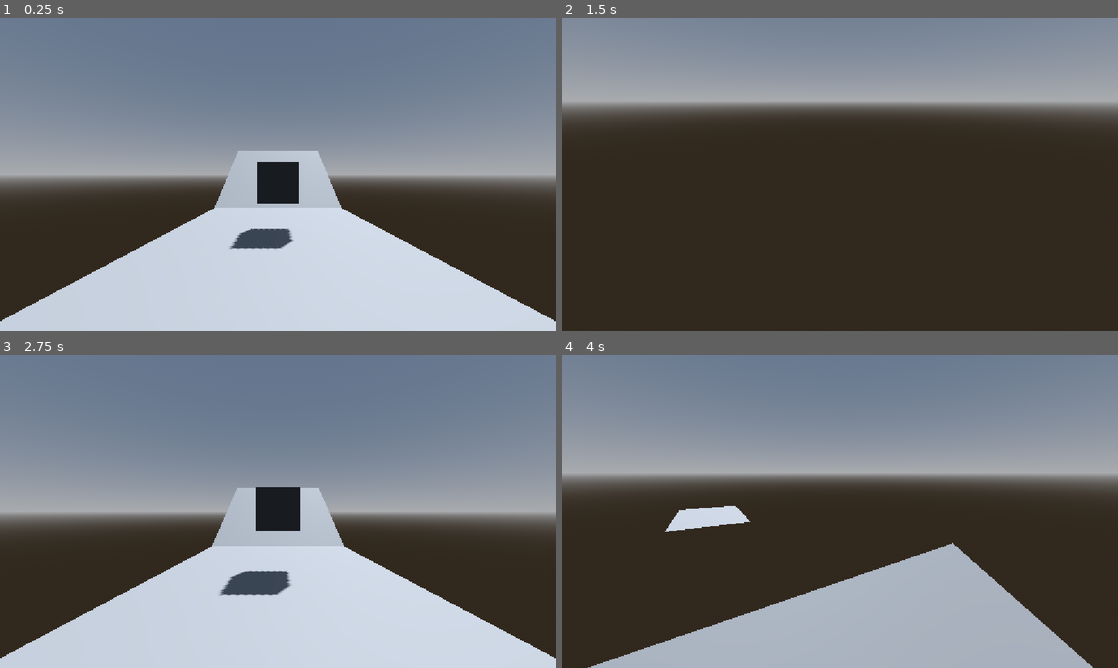
Above: before the commit, frames 1-4 (two rows, left to right).
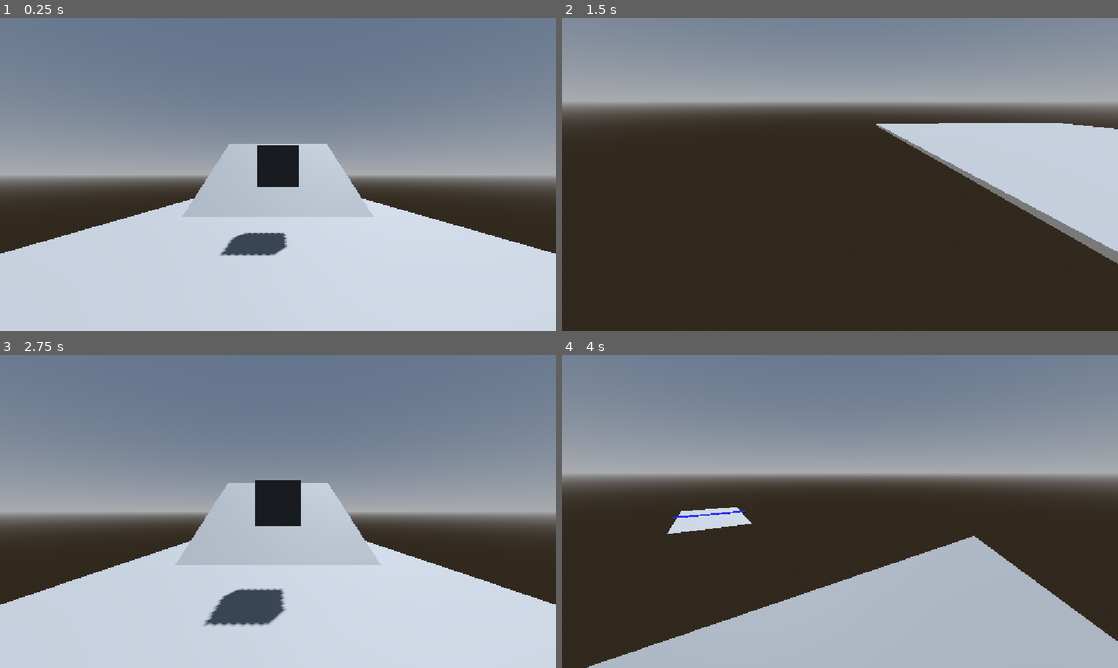
Above: after the commit, the same moments.

Repository: angrypig555/haven-game-2026
Game: Godot game, scene res://scenes/level3.tscn
Same seed, same stepped clock (60 frames per second), same inputs: the game is played once before the commit and once after it. This scene is started directly instead of the project's main scene.
Inputs (mouse positions are in pixels of both pictures, inside the frame that each line leads up to):
- Up to frame 1 (0.25 s): no input
- Up to frame 2 (1.5 s): tap Enter (ui_accept) at 0.5, 0.77 s; move the mouse to (962, 158) at 0.52 s; hold D (right_strafe) 0.53-1.28 s; tap Shift (dash) at 0.6, 1.35 s; click (962, 158) at 0.67 s; move the mouse to (812, 174) at 1.27 s; hold W (forward) from 1.28 s (still down)
- Up to frame 3 (2.75 s): keep holding W (forward); tap Enter (ui_accept) at 1.52 s; move the mouse to (289, 505) at 2.02 s; tap Shift (dash) at 2.1 s
- Up to frame 4 (4 s): keep holding W (forward); move the mouse to (834, 517) at 2.77 s; tap Shift (dash) at 2.85, 3.6 s; tap Enter (ui_accept) at 3.02, 3.77 s; move the mouse to (878, 514) at 3.52 s

The runs differ from the first frame. In frame 1, 13% of the frame differs, in the area x 0-100%, y 40-97%; in frame 2, 9.8%; in frame 3, 13%; in frame 4, 3.4%.

Commit message:
lvl3 complete ish

Diff:
--- a/haven-2026/scenes/level3.tscn
+++ b/haven-2026/scenes/level3.tscn
@@ -40,16 +40,43 @@
 sky = SubResource("Sky_m7ahb")
 glow_enabled = true
 
+[sub_resource type="BoxMesh" id="BoxMesh_yesqi"]
+
+[sub_resource type="ConcavePolygonShape3D" id="ConcavePolygonShape3D_jyq2n"]
+data = PackedVector3Array(1, 0, 1, -1, 0, 1, 1, 0, -1, -1, 0, 1, -1, 0, -1, 1, 0, -1)
+
+[sub_resource type="BoxMesh" id="BoxMesh_qyetb"]
+
+[sub_resource type="StandardMaterial3D" id="StandardMaterial3D_jyq2n"]
+albedo_color = Color(0, 0, 1, 1)
+
+[sub_resource type="GDScript" id="GDScript_7uttt"]
+script/source = "extends MeshInstance3D
+
+
+# Called when the node enters the scene tree for the first time.
+func _ready() -> void:
+	pass # Replace with function body.
+
+
+# Called every frame. 'delta' is the elapsed time since the previous frame.
+func _process(delta: float) -> void:
+	pass
+
+
+
+
+func _on_area_3d_body_shape_entered(body_rid: RID, body: Node3D, body_shape_index: int, local_shape_index: int) -> void:
+	print(\"next level\")
+	get_tree().change_scene_to_file(\"res://scenes/level2.tscn\")
+"
+
+[sub_resource type="ConcavePolygonShape3D" id="ConcavePolygonShape3D_6lxtr"]
+data = PackedVector3Array(-0.5, 0.5, 0.5, 0.5, 0.5, 0.5, -0.5, -0.5, 0.5, 0.5, 0.5, 0.5, 0.5, -0.5, 0.5, -0.5, -0.5, 0.5, 0.5, 0.5, -0.5, -0.5, 0.5, -0.5, 0.5, -0.5, -0.5, -0.5, 0.5, -0.5, -0.5, -0.5, -0.5, 0.5, -0.5, -0.5, 0.5, 0.5, 0.5, 0.5, 0.5, -0.5, 0.5, -0.5, 0.5, 0.5, 0.5, -0.5, 0.5, -0.5, -0.5, 0.5, -0.5, 0.5, -0.5, 0.5, -0.5, -0.5, 0.5, 0.5, -0.5, -0.5, -0.5, -0.5, 0.5, 0.5, -0.5, -0.5, 0.5, -0.5, -0.5, -0.5, 0.5, 0.5, 0.5, -0.5, 0.5, 0.5, 0.5, 0.5, -0.5, -0.5, 0.5, 0.5, -0.5, 0.5, -0.5, 0.5, 0.5, -0.5, -0.5, -0.5, 0.5, 0.5, -0.5, 0.5, -0.5, -0.5, -0.5, 0.5, -0.5, 0.5, 0.5, -0.5, -0.5, -0.5, -0.5, -0.5)
+
+[sub_resource type="BoxShape3D" id="BoxShape3D_b72m1"]
+
 [node name="Node3D" type="Node3D" unique_id=91753206]
-
-[node name="MeshInstance3D" type="MeshInstance3D" parent="." unique_id=1001818987]
-transform = Transform3D(2.8278234, 0, 0, 0, 1, 0, 0, 0, 5.1967196, 0, 0, -4.0545053)
-mesh = SubResource("PlaneMesh_yesqi")
-
-[node name="StaticBody3D" type="StaticBody3D" parent="MeshInstance3D" unique_id=1186614009]
-
-[node name="CollisionShape3D" type="CollisionShape3D" parent="MeshInstance3D/StaticBody3D" unique_id=1726112130]
-shape = SubResource("ConcavePolygonShape3D_qyetb")
 
 [node name="MeshInstance3D3" type="MeshInstance3D" parent="." unique_id=484436374]
 transform = Transform3D(2.8278234, 0, 0, 0, 1, 0, 0, 0, 5.1967196, 0, 0, -36.672905)
@@ -70,15 +97,6 @@
 transform = Transform3D(51.843594, 0, 0, 0, 1, 0, 0, 0, 159.42442, 0, -5.292231, 0)
 shape = SubResource("BoxShape3D_qyetb")
 
-[node name="MeshInstance3D2" type="MeshInstance3D" parent="." unique_id=1381218997]
-transform = Transform3D(2.8278236, 0, 0, 0, 0.86614794, -2.5972564, 0, 0.49978775, 4.5011287, 0, 0.5379257, -9.984983)
-mesh = SubResource("PlaneMesh_yesqi")
-
-[node name="StaticBody3D" type="StaticBody3D" parent="MeshInstance3D2" unique_id=1620156958]
-
-[node name="CollisionShape3D" type="CollisionShape3D" parent="MeshInstance3D2/StaticBody3D" unique_id=280239664]
-shape = SubResource("ConcavePolygonShape3D_qyetb")
-
 [node name="CharacterBody3D" parent="." unique_id=1440422813 instance=ExtResource("1_f0ip2")]
 transform = Transform3D(1, 0, 0, 0, 1, 0, 0, 0, 1, 0, 0.912001, 0)
 
@@ -92,4 +110,42 @@
 transform = Transform3D(-0.8660254, -0.43301278, 0.25, 0, 0.49999997, 0.86602545, -0.50000006, 0.75, -0.43301266, 0, 0, 0)
 shadow_enabled = true
 
+[node name="MeshInstance3D4" type="MeshInstance3D" parent="." unique_id=977215769]
+transform = Transform3D(10.769037, 0, 0, 0, 0.09406763, 0, 0, 0, 31.040298, 0, -0.50518763, 0)
+mesh = SubResource("BoxMesh_yesqi")
+
+[node name="StaticBody3D" type="StaticBody3D" parent="MeshInstance3D4" unique_id=2102094536]
+transform = Transform3D(0.50486755, 0, 0, 0, 25.6, 0, 0, 0, 0.49983266, 0, 0, 1.4988282e-05)
+
+[node name="CollisionShape3D" type="CollisionShape3D" parent="MeshInstance3D4/StaticBody3D" unique_id=179981331]
+shape = SubResource("ConcavePolygonShape3D_jyq2n")
+
+[node name="MeshInstance3D5" type="MeshInstance3D" parent="." unique_id=2118370578]
+transform = Transform3D(6.908616, 0, 0, 0, 0.08349773, -5.873849, 0, 0.04332261, 11.320952, 0, 0.30731618, -8.902872)
+mesh = SubResource("BoxMesh_yesqi")
+
+[node name="StaticBody3D" type="StaticBody3D" parent="MeshInstance3D5" unique_id=1083738822]
+transform = Transform3D(0.50486755, 0, 0, 0, 25.6, 0, 0, 0, 0.49983266, 0, 0, 1.4988282e-05)
+
+[node name="CollisionShape3D" type="CollisionShape3D" parent="MeshInstance3D5/StaticBody3D" unique_id=18918589]
+shape = SubResource("ConcavePolygonShape3D_jyq2n")
+
+[node name="NextLevel" type="MeshInstance3D" parent="." unique_id=2021982602]
+transform = Transform3D(6.3554497, 0, 0, 0, 0.09672002, 0, 0, 0, 1.027231, 0.066226244, -0.034507513, -38.04465)
+mesh = SubResource("BoxMesh_qyetb")
+surface_material_override/0 = SubResource("StandardMaterial3D_jyq2n")
+script = SubResource("GDScript_7uttt")
+
+[node name="StaticBody3D" type="StaticBody3D" parent="NextLevel" unique_id=1601311990]
+
+[node name="CollisionShape3D" type="CollisionShape3D" parent="NextLevel/StaticBody3D" unique_id=1108034167]
+shape = SubResource("ConcavePolygonShape3D_6lxtr")
+
+[node name="Area3D" type="Area3D" parent="NextLevel" unique_id=2073263890]
+
+[node name="CollisionShape3D" type="CollisionShape3D" parent="NextLevel/Area3D" unique_id=1570326419]
+transform = Transform3D(0.99999976, 0, 0, 0, 1.7420572, 0, 0, 0, 0.9999991, 0, 1.6223989, 0)
+shape = SubResource("BoxShape3D_b72m1")
+
 [connection signal="body_shape_entered" from="MeshInstance3D3/oobhandler/Area3D" to="MeshInstance3D3/oobhandler" method="_on_area_3d_body_shape_entered"]
+[connection signal="body_shape_entered" from="NextLevel/Area3D" to="NextLevel" method="_on_area_3d_body_shape_entered"]
